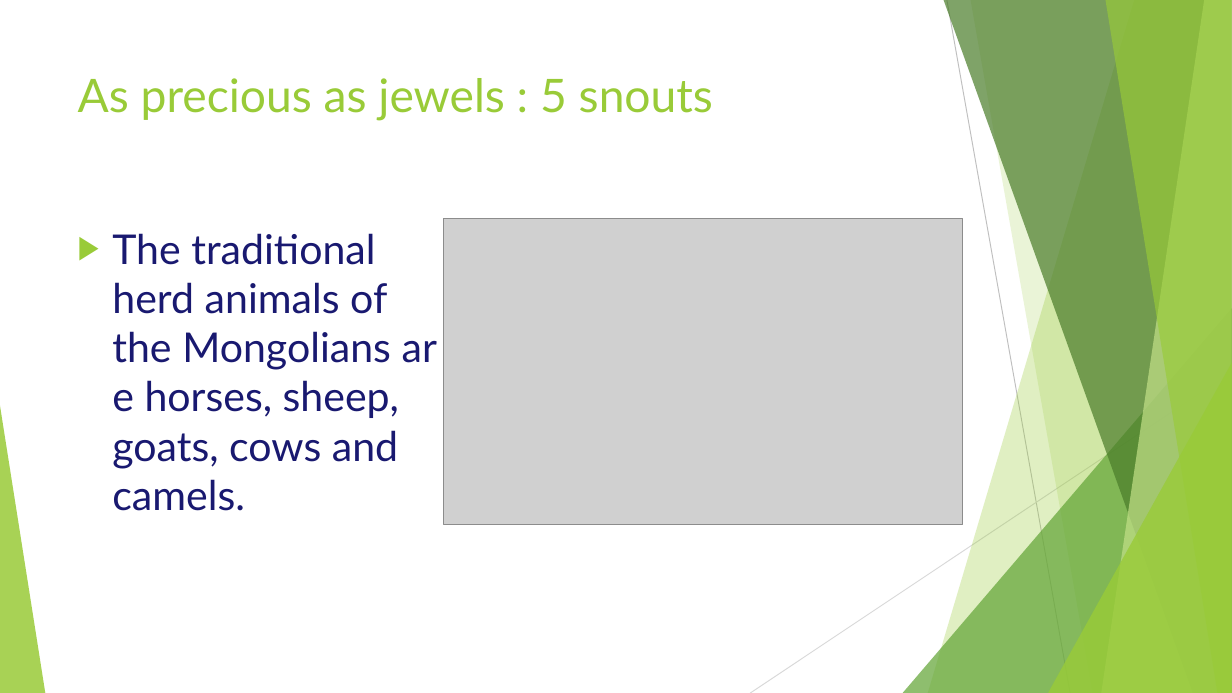
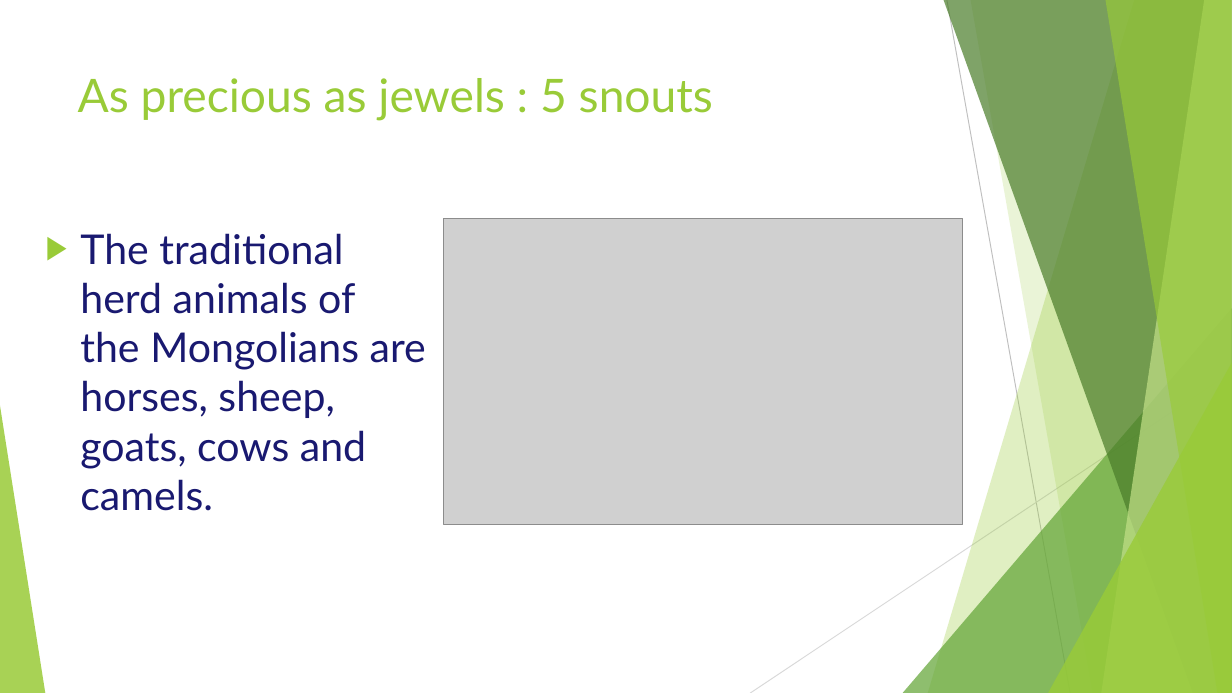
Before and after one commit to jina2020/Projects, a slide deck: slide 3 of Weather and animal data in Mongolia/Weather and animal correlation in Mongolia.pptx. Drawn at 1232x693 pixels with LibreOffice and Linux fonts; fonts in the diff are those of the drawing; grey boxes stand for pictures. Boxes give left, top, right and bottom in pixels: in the first picture for what was removed or moved away, otherwise in the second. Text is boxed around its words. In the diff, an @@ line names an element or a change of style, - is before the commit and + after.

```diff
--- a/Weather and animal data in Mongolia/Weather and animal correlation in Mongolia.pptx
+++ b/Weather and animal data in Mongolia/Weather and animal correlation in Mongolia.pptx
@@ text "The traditional herd animals of ..." rewrapped from (x1=112, y1=233, x2=399, y2=511) to (x1=80, y1=233, x2=426, y2=511) @@
```
Also in this commit, not shown: 5 other slides changed, 6 slides added, 2 slides removed, 5 other files.
